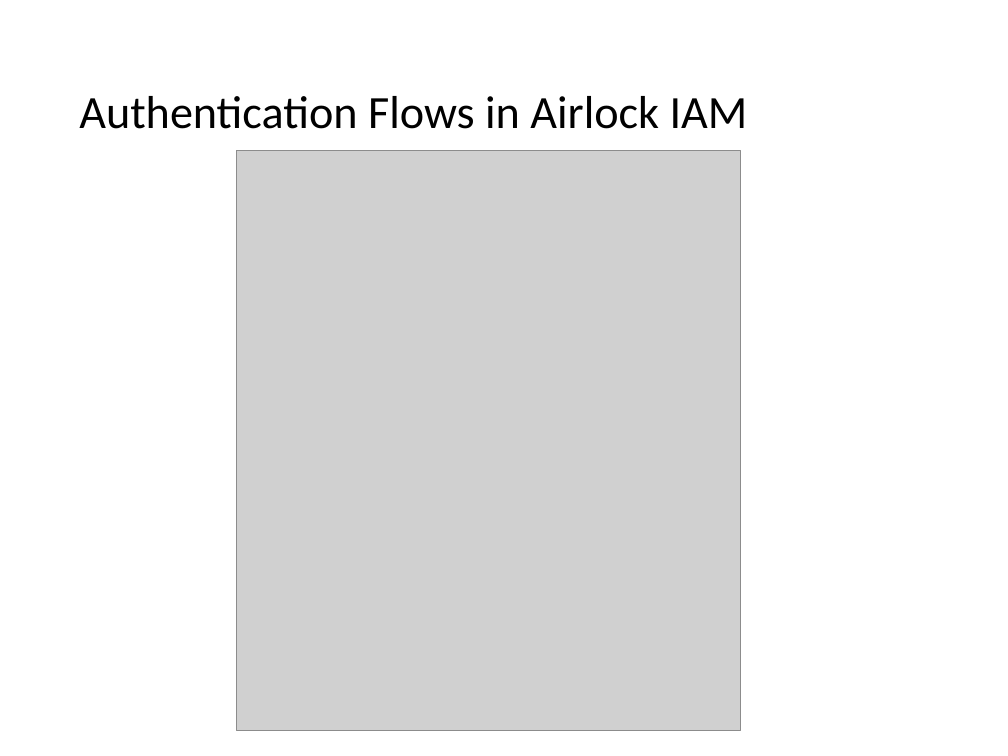
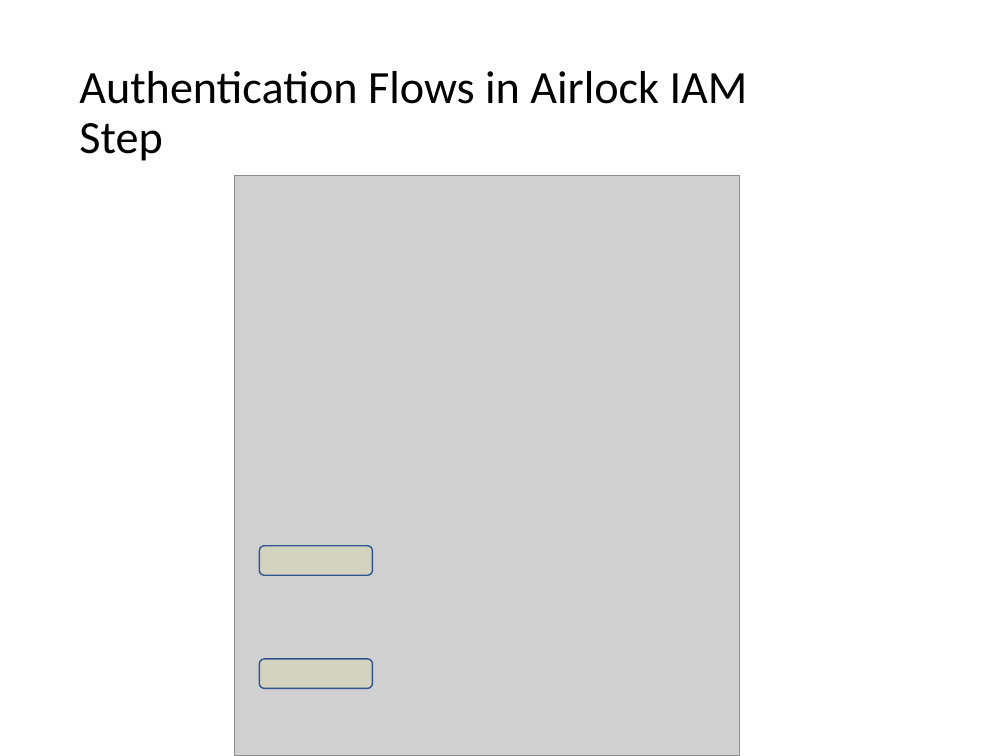
Before and after one commit to juandid/medusa-flow-visualizer, a slide deck: slide 5 of doc/Visualisierung_von_Authentication_Flows.pptx. Drawn at 1008x756 pixels with LibreOffice and Linux fonts; fonts in the diff are those of the drawing; grey boxes stand for pictures. Boxes give left, top, right and bottom in pixels: in the first picture for what was removed or moved away, otherwise in the second. Text is boxed around its words. In the diff, an @@ line names an element or a change of style, - is before the commit and + after.

```diff
--- a/doc/Visualisierung_von_Authentication_Flows.pptx
+++ b/doc/Visualisierung_von_Authentication_Flows.pptx
@@ title at [79, 71, 748, 161]: text changed @@
-Authentication Flows in Airlock IAM
+Authentication Flows in Airlock IAM
+Step
@@ picture: place and size @@
-picture at [236, 150, 740, 731]
+picture at [235, 175, 739, 756]
@@ rounded rectangle added at [259, 545, 372, 575], fill #FFFF00 at 8% opacity, outline #325491 1 pt @@
@@ rounded rectangle added at [259, 659, 372, 688], fill #FFFF00 at 8% opacity, outline #325491 1 pt @@
```
Also in this commit, not shown: 8 other slides changed, 3 slides added, 1 slide removed.
